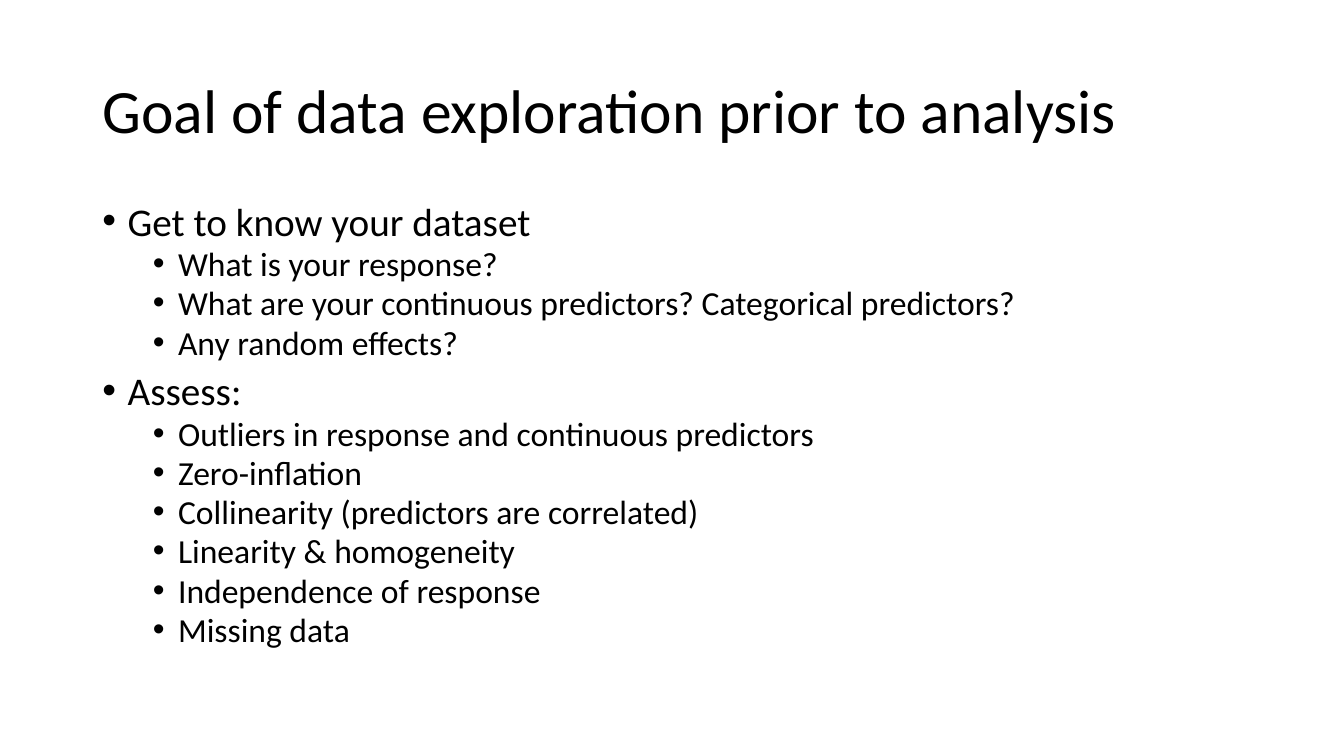
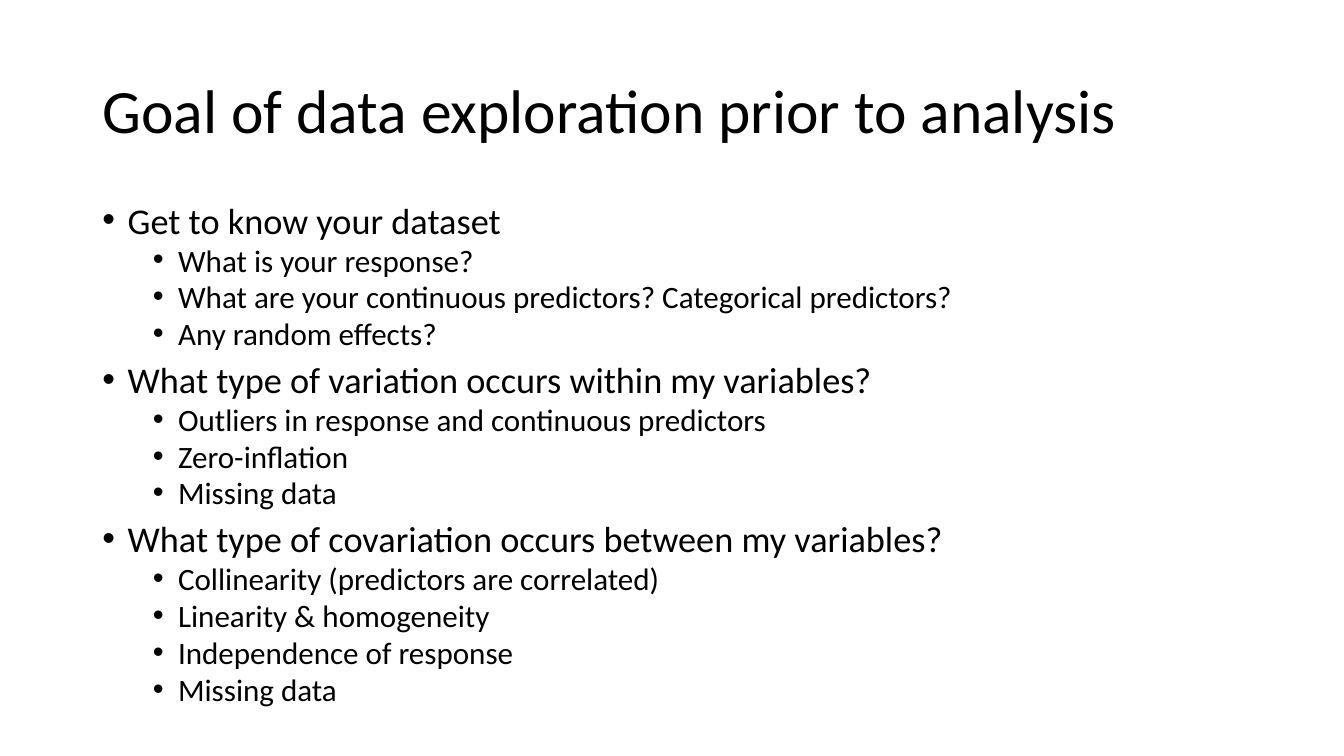
Before and after one commit to EEOB590A-Fall-2019/Course-Materials, a slide deck: slide 5 of 4. Data exploration/Data_exploration.pptx. Drawn at 1344x756 pixels with LibreOffice and Linux fonts; fonts in the diff are those of the drawing. Boxes give left, top, right and bottom in pixels: in the first picture for what was removed or moved away, otherwise in the second. Text is boxed around its words. In the diff, an @@ line names an element or a change of style, - is before the commit and + after.

```diff
--- a/4. Data exploration/Data_exploration.pptx
+++ b/4. Data exploration/Data_exploration.pptx
@@ text at (128,208,952,707): size 28 to 25.9 pt in "Get to know your dataset"; size 24 to 22.2 pt in "What is your response?", "What are your continuous predictors? Categorical predictors?", "Any random effects?", "Outliers in response and continuous predictors" and 5 more places @@
@@ text at (128,367,871,399): text changed; size 28 to 25.9 pt @@
-• Assess:
+• What type of variation occurs within my variables?
@@ text at (128,482,942,558): paragraphs added @@
+  • Missing data
+• What type of covariation occurs between my variables?
```
Also in this commit, not shown: 1 other slide changed, 1 slide removed, 15 other files.
